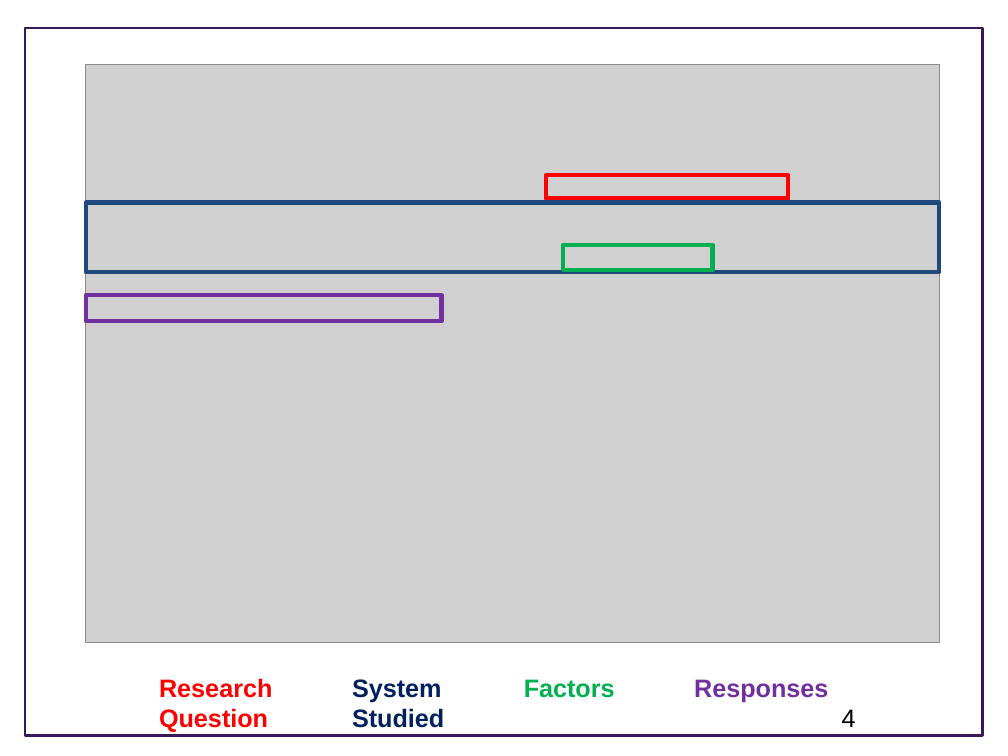
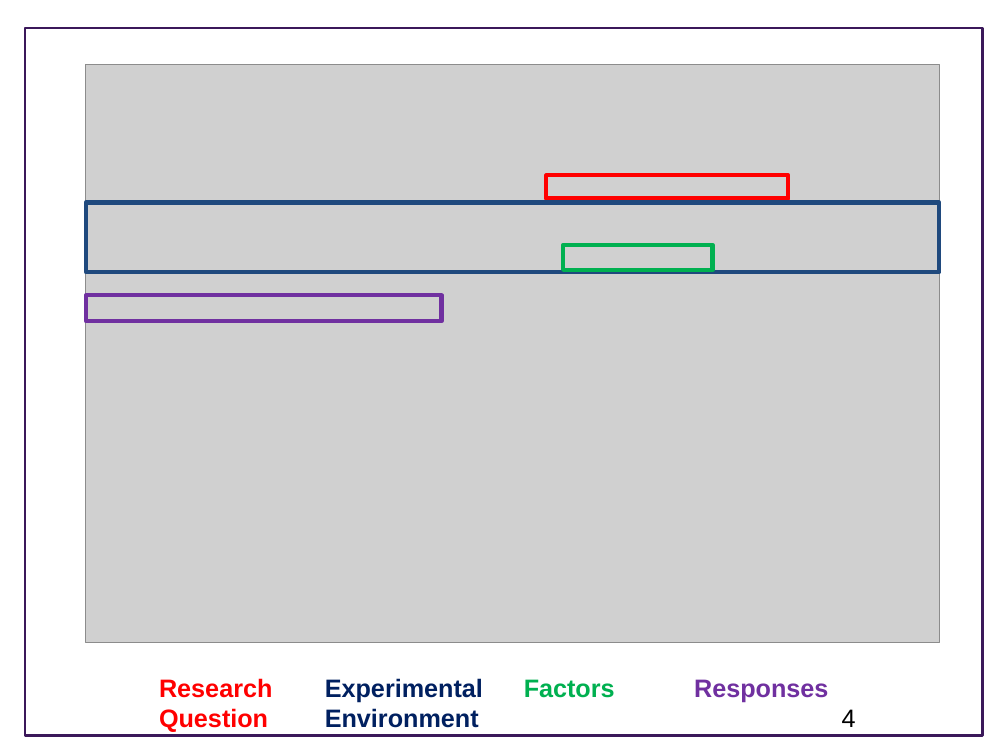
Before and after one commit to ModelEngineering/advancing-biomedical-models, a slide deck: slide 4 of lecture_5/5_design_of_experiments.pptx. Drawn at 1008x756 pixels with LibreOffice and Linux fonts; fonts in the diff are those of the drawing; grey boxes stand for pictures; background and template pictures are left out. Boxes give left, top, right and bottom in pixels: in the first picture for what was removed or moved away, otherwise in the second. Text is boxed around its words. In the diff, an @@ line names an element or a change of style, - is before the commit and + after.

```diff
--- a/lecture_5/5_design_of_experiments.pptx
+++ b/lecture_5/5_design_of_experiments.pptx
@@ text at bbox=[325, 678, 483, 728]: text changed @@
-System
-Studied
+Experimental
+Environment
```
Also in this commit, not shown: 6 other slides changed.
